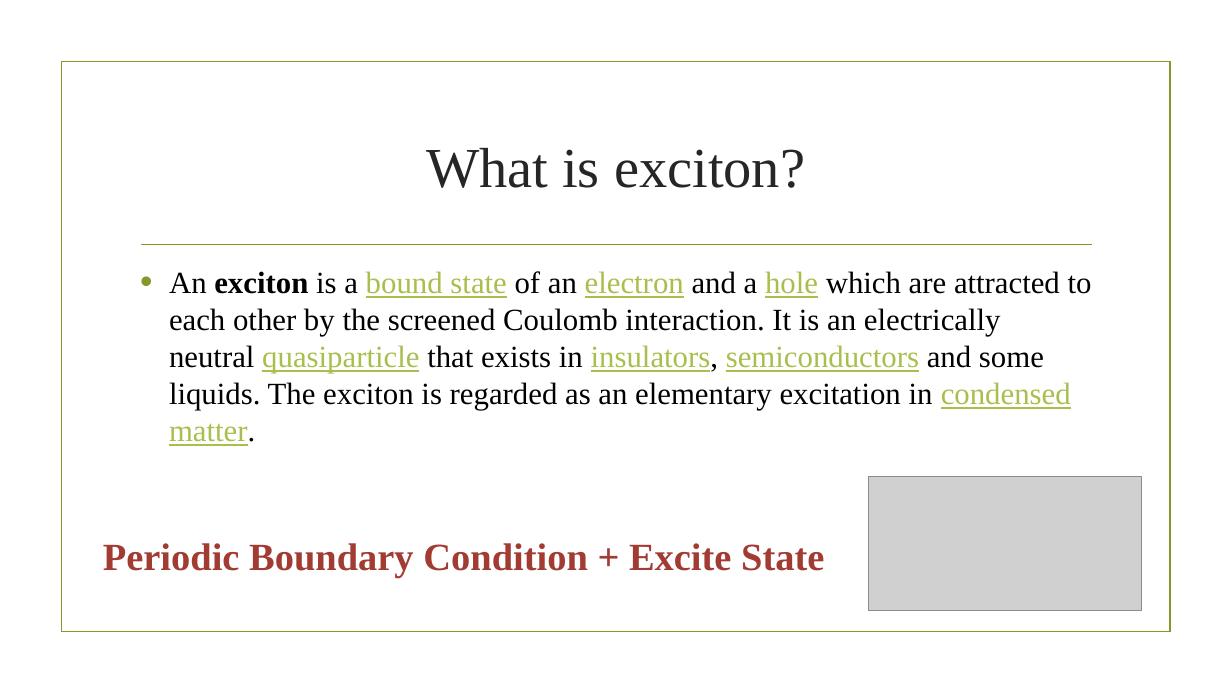
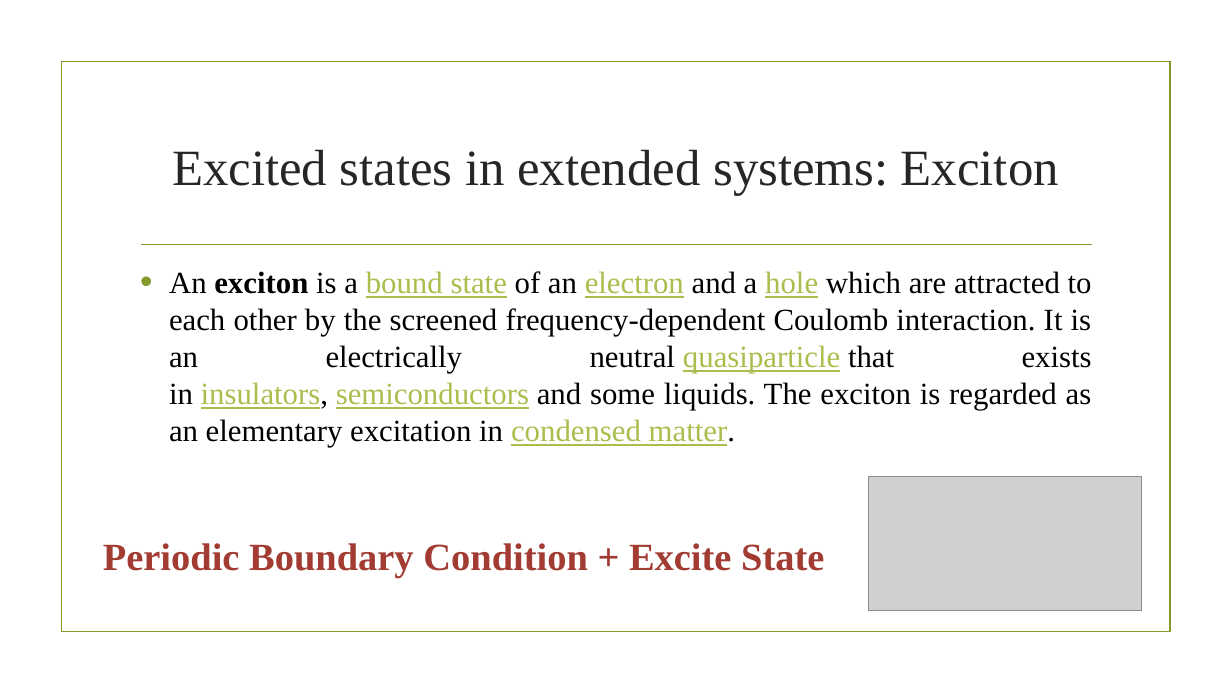
Before and after one commit to ruiyiQM/QPARC-Challenge-2022, a slide deck: slide 11 of Presentation/Qamuy.pptx. Drawn at 1232x693 pixels with LibreOffice and Linux fonts; fonts in the diff are those of the drawing; grey boxes stand for pictures; background and template pictures are left out. Boxes give left, top, right and bottom in pixels: in the first picture for what was removed or moved away, otherwise in the second. Text is boxed around its words. In the diff, an @@ line names an element or a change of style, - is before the commit and + after.

```diff
--- a/Presentation/Qamuy.pptx
+++ b/Presentation/Qamuy.pptx
@@ title at (172, 149, 1059, 195): text changed; size 44 to 39.6 pt @@
-What is exciton?
+Excited states in extended systems: Exciton
@@ text at (169, 271, 1092, 447): text changed @@
-• An exciton is a bound state of an electron and a hole which are attracted to each other by the screened Coulomb interaction. It is an electrically neutral quasiparticle that exists in insulators, semiconductors and some liquids. The exciton is regarded as an elementary excitation in condensed matter.
+• An exciton is a bound state of an electron and a hole which are attracted to each other by the screened frequency-dependent Coulomb interaction. It is an electrically neutral quasiparticle that exists in insulators, semiconductors and some liquids. The exciton is regarded as an elementary excitation in condensed matter.
```
Also in this commit, not shown: 12 other slides changed, 2 slides added.
